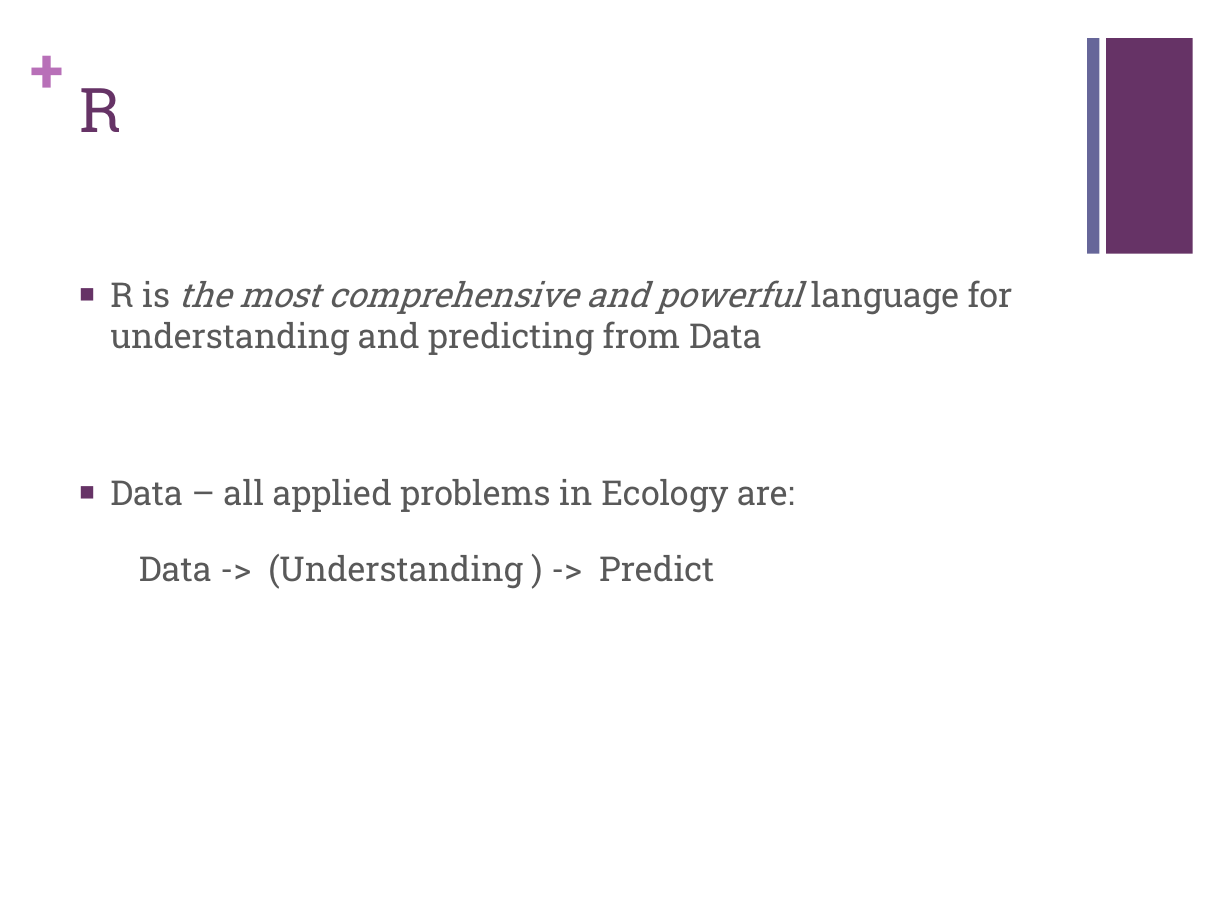
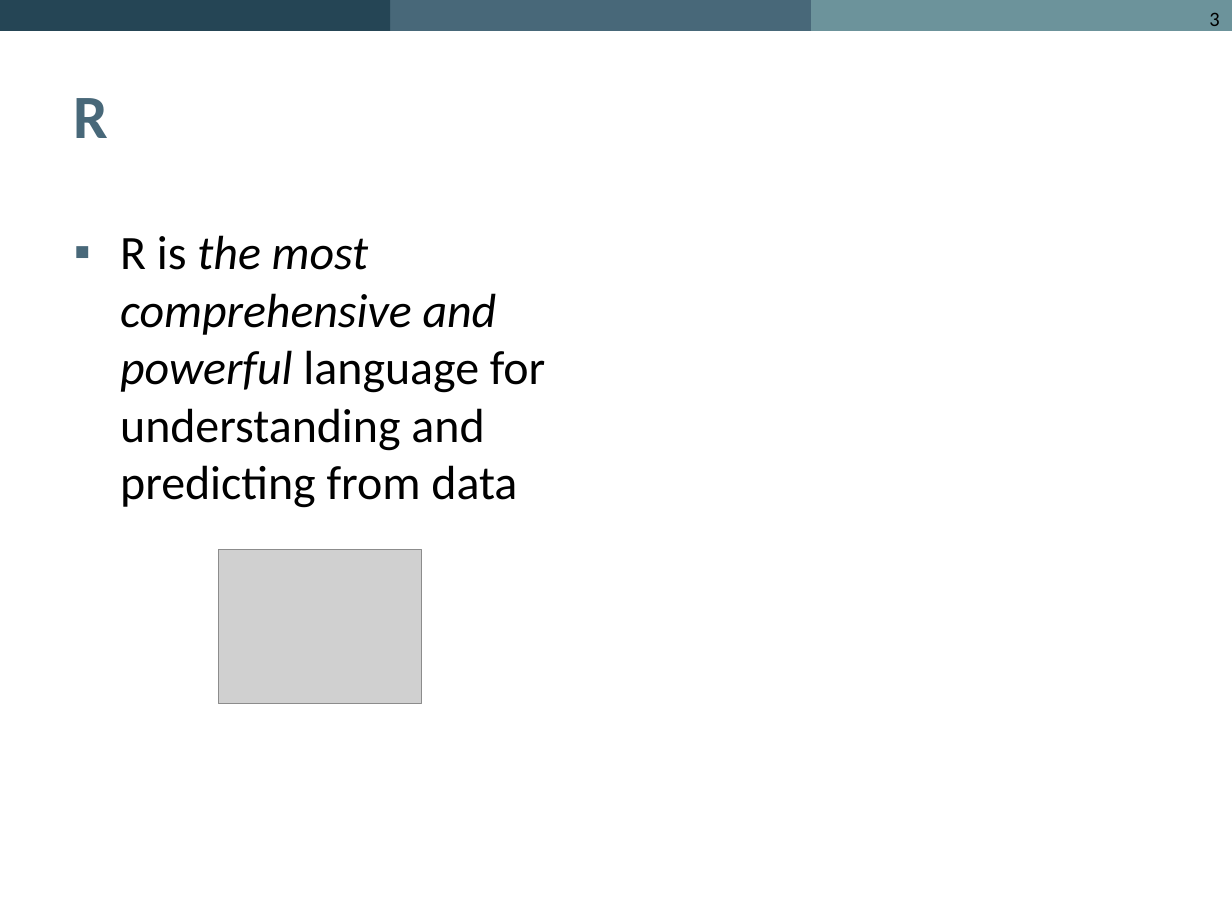
Before and after one commit to PredictiveEcology/SpaDES, a slide deck: slide 3 of development/SpaDES – Spatial Discrete Event Simulation.pptx. Drawn at 1232x924 pixels with LibreOffice and Linux fonts; fonts in the diff are those of the drawing; grey boxes stand for pictures; background and template pictures are left out. Boxes give left, top, right and bottom in pixels: in the first picture for what was removed or moved away, otherwise in the second. Text is boxed around its words. In the diff, an @@ line names an element or a change of style, - is before the commit and + after.

```diff
--- a/development/SpaDES – Spatial Discrete Event Simulation.pptx
+++ b/development/SpaDES – Spatial Discrete Event Simulation.pptx
@@ rectangle added at [0,0,391,31], fill #254555 @@
@@ rectangle added at [339,0,841,31], fill #486879 @@
@@ rectangle added at [811,0,1232,31], fill #6C939B @@
@@ page number added at [1209,12,1219,32], 12 pt, text #000000 @@
+3
@@ text removed at [30,31,65,106] @@
-+
@@ title "R": place and size @@
-title "R" at [79,88,121,132]
+title "R" at [74,98,109,138]
@@ title "R" at [74,98,109,138]: font Roboto Slab to Calibri, text colour #663366 to #486879, bold on; vertical alignment top to middle @@
@@ rectangle removed at [1087,38,1099,254] @@
@@ rectangle removed at [1106,38,1193,254] @@
@@ text at [120,235,545,508]: text changed; size 20 to 28 pt; font Roboto Slab to Calibri; text colour #595959 to #000000 @@
-■ R is the most comprehensive and powerful language for understanding and predicting from Data
-■ Data – all applied problems in Ecology are:
-Data -> (Understanding ) -> Predict
+▪ R is the most comprehensive and powerful language for understanding and predicting from data
@@ picture added at [218,549,421,703] @@
```
Also in this commit, not shown: 5 other slides changed, 23 slides added, 5 slides removed, 3 other files.
